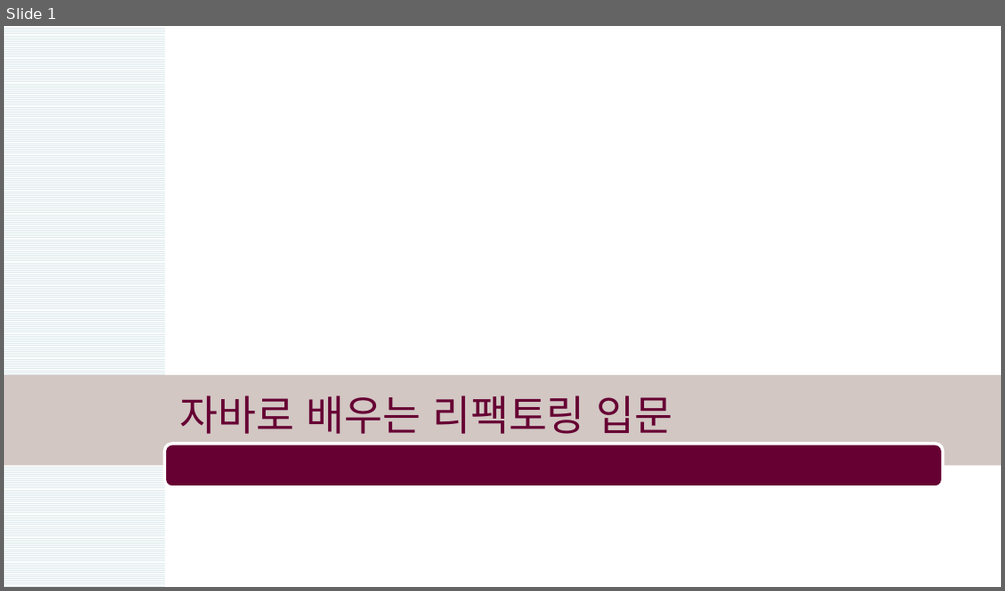
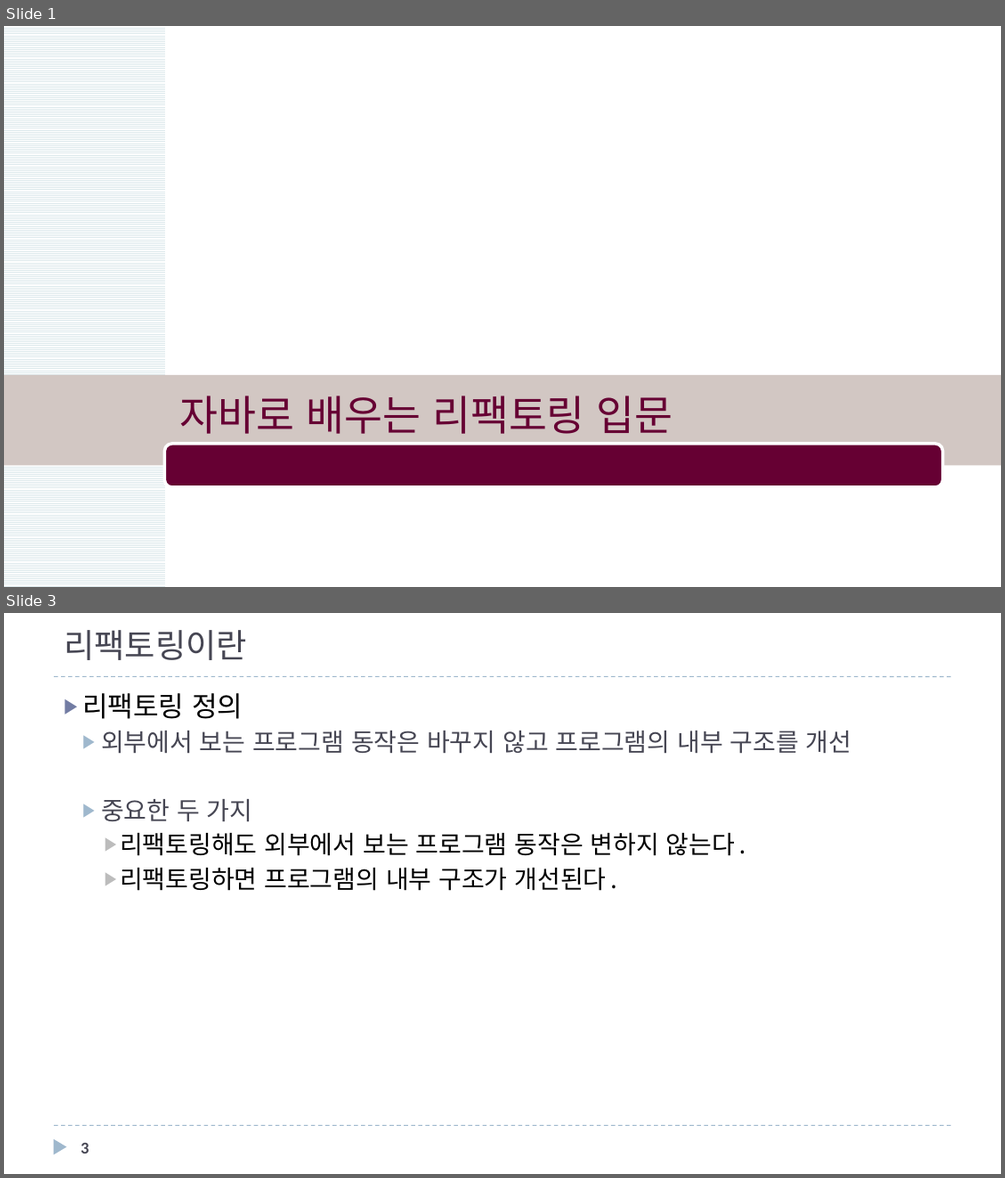
Before and after one commit to mkgungor/refactoring_java, a slide deck: ppt/자바로 배우는 리팩토링 입문.pptx. Shown one above the other, each under a label of ours: slide 1 before the commit, slides 1 and 3 after it; the slides between them are not shown. The pictures are 1005x591 and 1005x1178 pixels, drawn with LibreOffice and Linux fonts; fonts in the diff are those of the drawing; background and template pictures are left out. Boxes give left, top, right and bottom in pixels: in the first picture for what was removed or moved away, otherwise in the second. Text is boxed around its words. In the diff, an @@ line names an element or a change of style, - is before the commit and + after.

```diff
--- a/ppt/자바로 배우는 리팩토링 입문.pptx
+++ b/ppt/자바로 배우는 리팩토링 입문.pptx
@@ slide 3 added at [4,613,1001,1174], background #FFFFFF @@
@@ title added at [64,630,247,660], 24 pt, text #464653 @@
+리팩토링이란
@@ line added from (54, 677) to (951, 677), #9FB8CD 0.75 pt dashed @@
@@ text added at [82,693,852,891], 18 pt, text #000000 @@
+▶ 리팩토링 정의
+  ▶ 외부에서 보는 프로그램 동작은 바꾸지 않고 프로그램의 내부 구조를 개선
+  ▶ 중요한 두 가지
+    ▶ 리팩토링해도 외부에서 보는 프로그램 동작은 변하지 않는다.
+    ▶ 리팩토링하면 프로그램의 내부 구조가 개선된다.
@@ triangle added at [53,1139,66,1155], fill #9FB8CD @@
@@ line added from (54, 1126) to (951, 1126), #9FB8CD 0.75 pt dashed @@
@@ page number added at [81,1143,89,1153], 12 pt, text #464653, bold @@
+3
```
Also in this commit, not shown: 1 slide changed, 10 other slides added.
